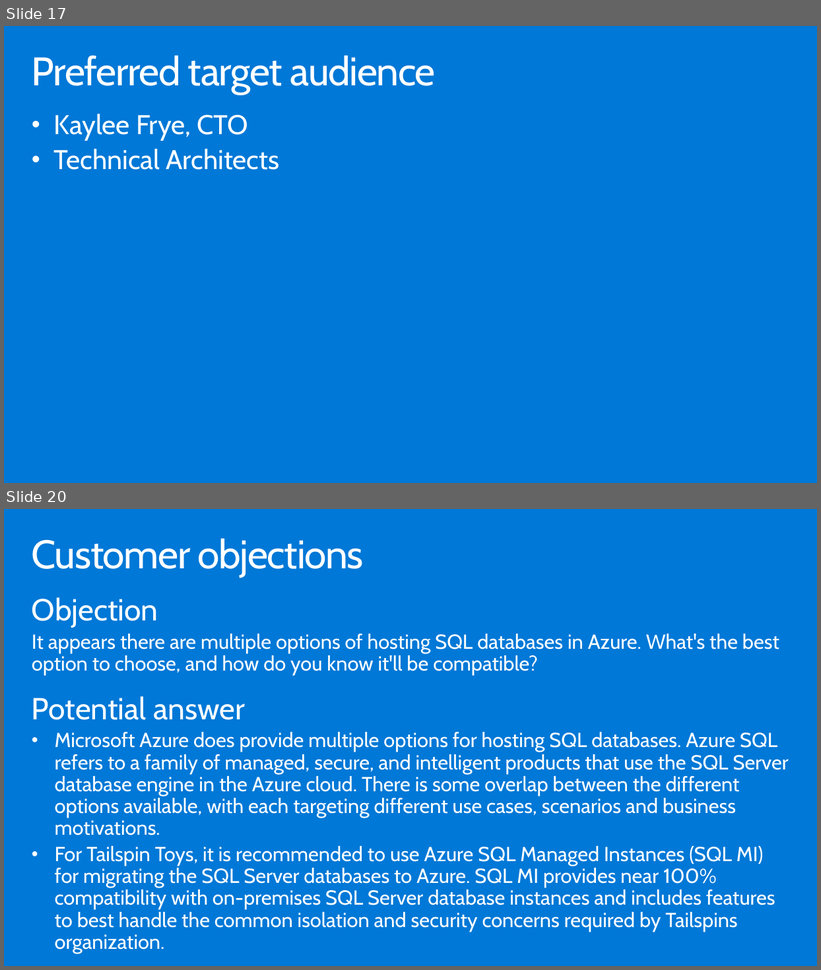
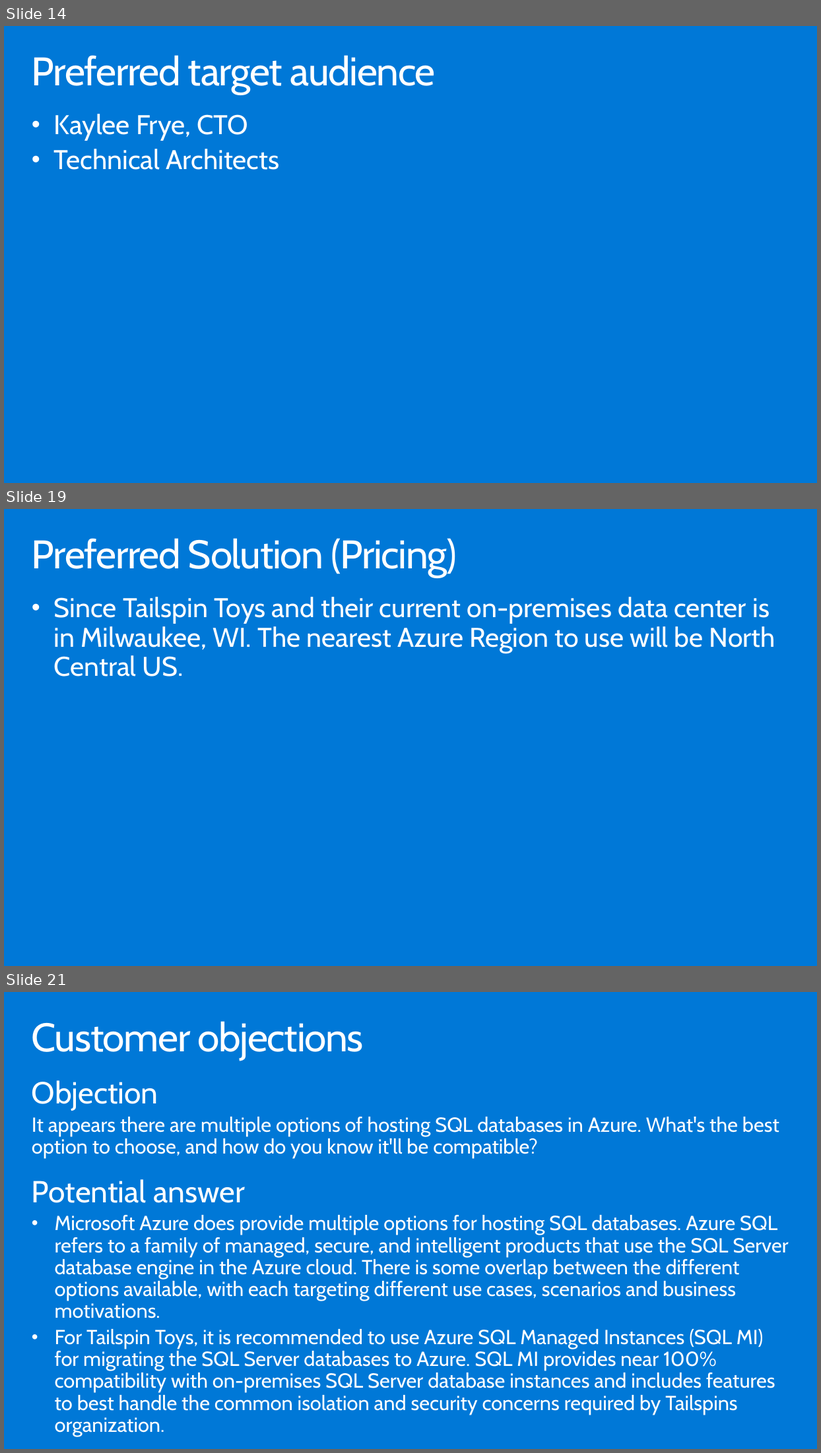
Before and after one commit to solliancenet/-Building-the-business-migration-case-with-Windows-Server-and-SQL-Server, a slide deck: Whiteboard design session/WDS trainer presentation - Building the business migration case with Windows Server and SQL Server.pptx. Shown one above the other, each under a label of ours: slides 17 and 20 before the commit, slides 14, 19 and 21 after it; the slides between them are not shown. The pictures are 821x970 and 821x1453 pixels, drawn with LibreOffice and Linux fonts; fonts in the diff are those of the drawing. Boxes give left, top, right and bottom in pixels: in the first picture for what was removed or moved away, otherwise in the second. Text is boxed around its words. In the diff, an @@ line names an element or a change of style, - is before the commit and + after.

```diff
--- a/Whiteboard design session/WDS trainer presentation - Building the business migration case with Windows Server and SQL Server.pptx
+++ b/Whiteboard design session/WDS trainer presentation - Building the business migration case with Windows Server and SQL Server.pptx
@@ slide 19 added at (4, 509, 817, 966), background #0078D7 @@
@@ title added at (32, 538, 457, 577), 47 pt, text #FFFFFF @@
+Preferred Solution (Pricing)
@@ text added at (54, 597, 776, 677), 32 pt, text #FFFFFF @@
+• Since Tailspin Toys and their current on-premises data center is in Milwaukee, WI. The nearest Azure Region to use will be North Central US.
@@ what was slide 17 is now slide 14 @@
@@ what was slide 20 is now slide 21 @@
```
Also in this commit, not shown: 5 other slides added, 5 slides removed, 2 other files.
